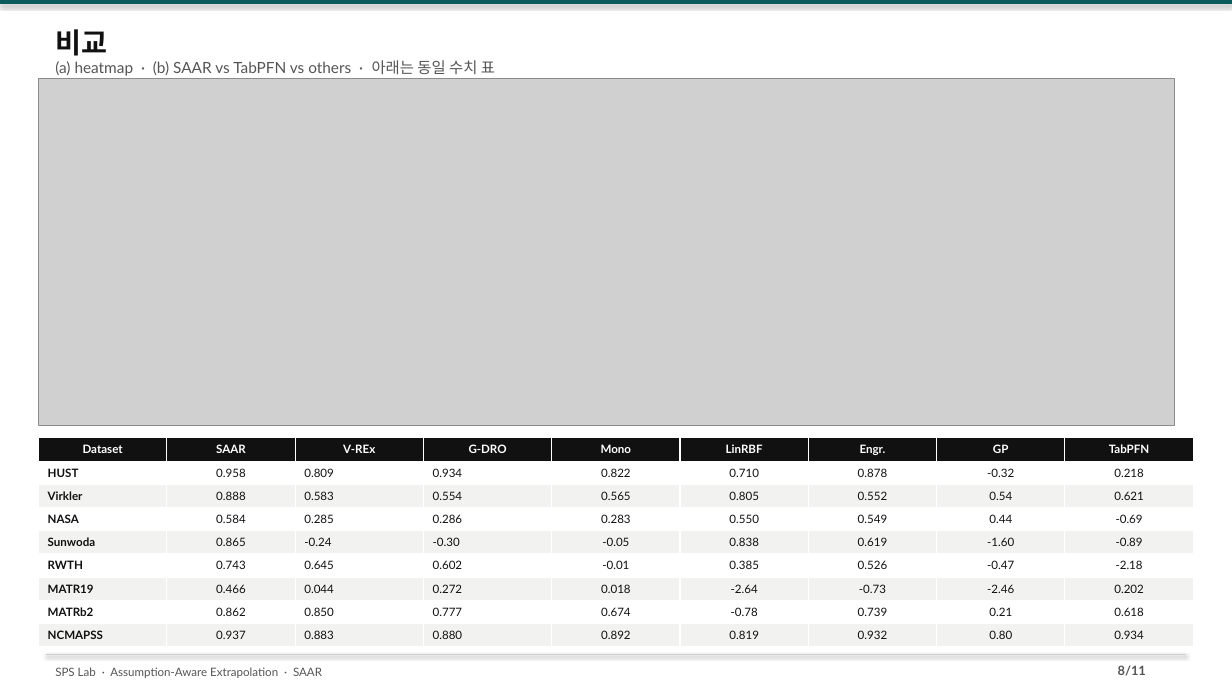
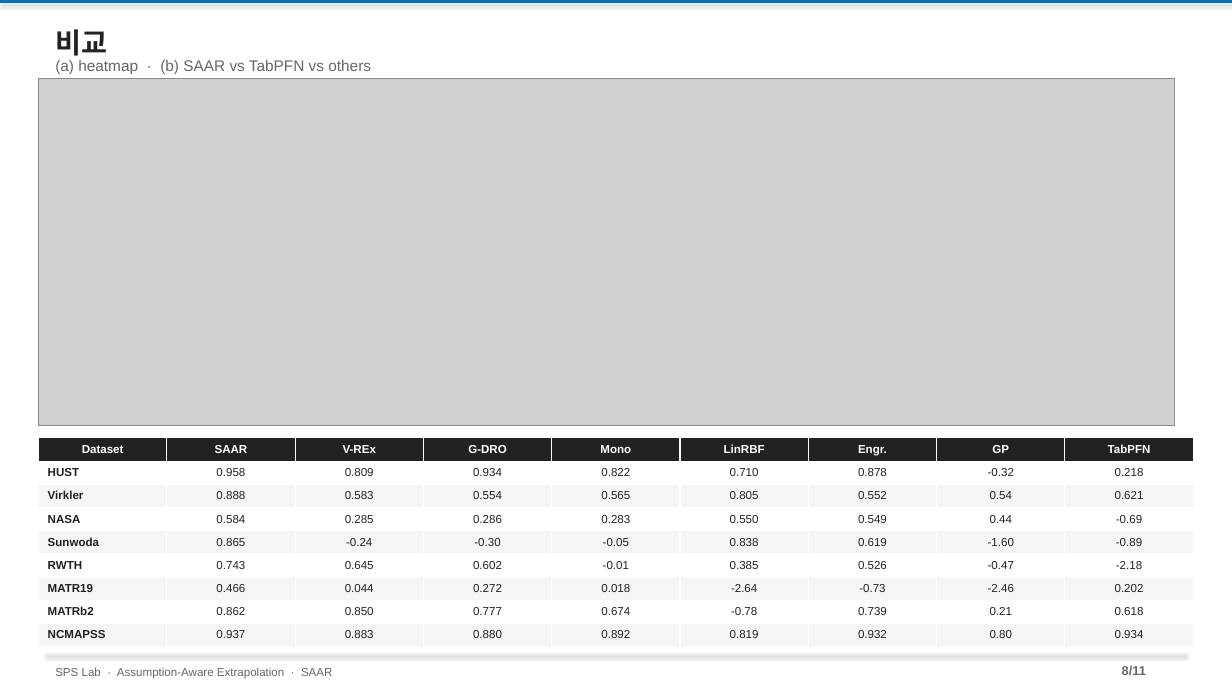
Before and after one commit to amumujs-create/pp_pae_total, a slide deck: slide 8 of output/PP_Research_Detailed_v2.pptx. Drawn at 1232x693 pixels with LibreOffice and Linux fonts; fonts in the diff are those of the drawing; grey boxes stand for pictures. Boxes give left, top, right and bottom in pixels: in the first picture for what was removed or moved away, otherwise in the second. Text is boxed around its words. In the diff, an @@ line names an element or a change of style, - is before the commit and + after.

```diff
--- a/output/PP_Research_Detailed_v2.pptx
+++ b/output/PP_Research_Detailed_v2.pptx
@@ rectangle at (0, 0, 1232, 3): fill #0A5C5C to #0072B2 @@
@@ text "비교" at (55, 29, 107, 61): font Lato to Arial, text colour #111111 to #222222 @@
@@ text at (55, 60, 371, 74): text changed; font Lato to Arial; text colour #555555 to #666666 @@
-(a) heatmap · (b) SAAR vs TabPFN vs others · 아래는 동일 수치 표
+(a) heatmap · (b) SAAR vs TabPFN vs others
@@ table at (39, 438, 1195, 642) @@
@@ fill #111111 to #222222 in row 1 @@
@@ fill #F2F2F0 to #F5F5F5 in 36 cells @@
@@ font Lato to Arial @@
@@ text colour #111111 to #222222 in "HUST", "0.958", "0.809", "0.934" and 68 more places @@
@@ alignment left to centre @@
@@ line (46, 654) - (1186, 654): stroke #D0D0D0 0.75 pt to #E8E8E8 0.75 pt @@
@@ text "8/11" at (1122, 665, 1146, 676): font Lato to Arial, text colour #555555 to #666666 @@
@@ text "SPS Lab · Assumption-Aware Extrapolation ..." at (55, 667, 332, 679): font Lato to Arial, text colour #555555 to #666666 @@
```
Also in this commit, not shown: 10 other slides changed, 17 other files.
